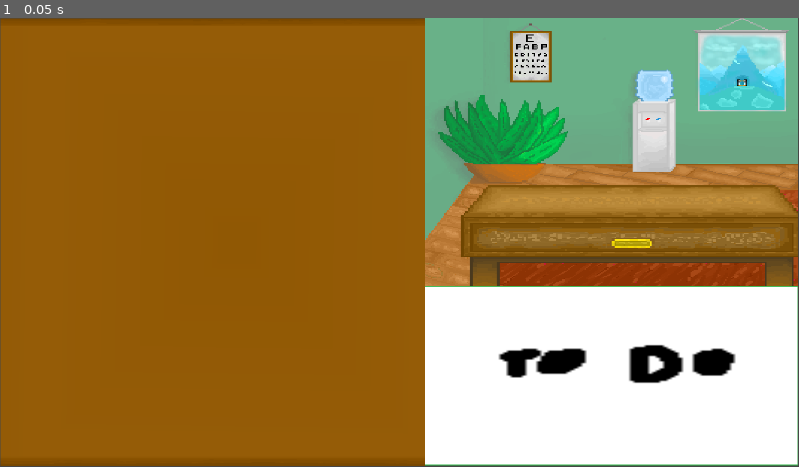
Above: before the commit, frame 1.
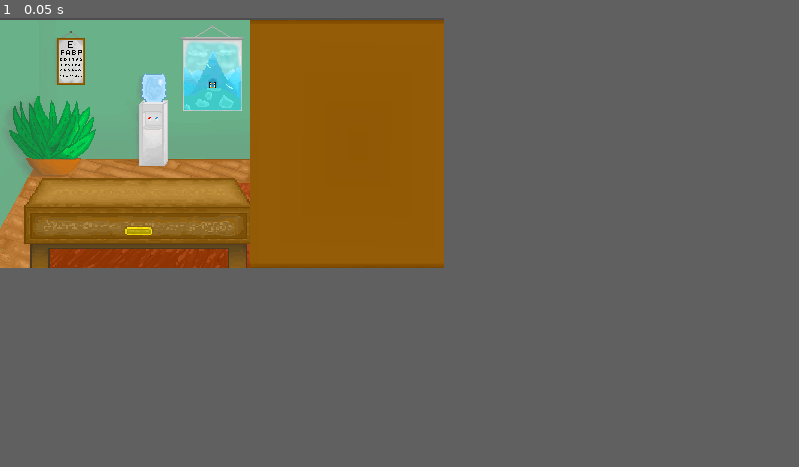
Above: after the commit, the same moment.

Repository: kari0036/Next-please-game-
Game: Godot game, scene res://Gabinet_Lekarski.tscn
Two runs of this game, one before a commit and one after it. Both use one fixed random seed, a clock stepped at 60 frames per second and the inputs below.
Inputs:
- Up to frame 1 (0.05 s): no input
In our replay, the window is 799x449 before the commit and 444x250 after it. These sizes can differ from the game's own. Grey fills any space a smaller window leaves; there, only what the larger window draws over its background counts as a difference.

The runs differ from the first frame. In frame 1, 69% of the frame differs, in the area x 0-100%, y 0-100%.

Commit message:
zmiana miejsca plików

Diff:
--- a/Next Please Game/Gabinet_Lekarski.tscn
+++ b/Next Please Game/Gabinet_Lekarski.tscn
@@ -1,42 +1,16 @@
-[gd_scene load_steps=7 format=2]
+[gd_scene load_steps=3 format=2]
 
-[ext_resource path="res://sprites/background.png" type="Texture" id=1]
-[ext_resource path="res://sprites/pokuj.png" type="Texture" id=2]
-[ext_resource path="res://sprites/postac_strój2.png" type="Texture" id=3]
-[ext_resource path="res://sprites/postac2.png" type="Texture" id=4]
-[ext_resource path="res://sprites/stół.png" type="Texture" id=5]
-[ext_resource path="res://sprites/TODO.png" type="Texture" id=6]
+[ext_resource path="res://assets/pokuj.png" type="Texture" id=2]
+[ext_resource path="res://assets/stół.png" type="Texture" id=5]
 
 [node name="Node2D" type="Node2D"]
 position = Vector2( -3.36365, -3.36359 )
 
-[node name="background" type="Sprite" parent="."]
-position = Vector2( 963.275, 543.156 )
-scale = Vector2( 1.00048, 0.99959 )
-texture = ExtResource( 1 )
-
-[node name="Sprite" type="Sprite" parent="background"]
-position = Vector2( 509.209, -225.748 )
-scale = Vector2( 3.5839, 2.645 )
-texture = ExtResource( 2 )
-
-[node name="Sprite2" type="Sprite" parent="background/Sprite"]
-position = Vector2( 175.071, -7.09447 )
-scale = Vector2( 1.46115, 1.51845 )
-texture = ExtResource( 3 )
-__meta__ = {
-"_edit_group_": true
-}
-
-[node name="Sprite" type="Sprite" parent="background/Sprite/Sprite2"]
-texture = ExtResource( 4 )
-
 [node name="stół" type="Sprite" parent="."]
-position = Vector2( 514.779, 542.782 )
-scale = Vector2( 1.23333, 1.34624 )
+position = Vector2( 349.957, 129.435 )
+scale = Vector2( 0.235344, 0.31085 )
 texture = ExtResource( 5 )
 
-[node name="TODO" type="Sprite" parent="."]
-position = Vector2( 1472.82, 863.309 )
-scale = Vector2( 8.94103, 4.28129 )
-texture = ExtResource( 6 )
+[node name="pokuj" type="Sprite" parent="."]
+position = Vector2( 128.779, 130.57 )
+texture = ExtResource( 2 )
--- /dev/null
+++ b/Next Please Game/pliki-jacentego/gazeta.gd
@@ -0,0 +1,21 @@
+extends Area2D
+
+
+# Declare member variables here. Examples:
+# var a = 2
+# var b = "text"
+
+
+# Called when the node enters the scene tree for the first time.
+func _ready():
+	pass # Replace with function body.
+
+
+# Called every frame. 'delta' is the elapsed time since the previous frame.
+#func _process(delta):
+#	pass
+
+
+func _on_gazeta_body_entered(body):
+	queue_free()
+	pass
--- /dev/null
+++ b/Next Please Game/pliki-jacentego/gazeta.tscn
@@ -0,0 +1,18 @@
+[gd_scene load_steps=4 format=2]
+
+[ext_resource path="res://xd.png" type="Texture" id=1]
+[ext_resource path="res://gazeta.gd" type="Script" id=2]
+
+[sub_resource type="RectangleShape2D" id=1]
+extents = Vector2( 48, 48 )
+
+[node name="gazeta" type="Area2D"]
+script = ExtResource( 2 )
+
+[node name="Sprite" type="Sprite" parent="."]
+scale = Vector2( 3, 3 )
+texture = ExtResource( 1 )
+
+[node name="CollisionShape2D" type="CollisionShape2D" parent="."]
+shape = SubResource( 1 )
+[connection signal="body_entered" from="." to="." method="_on_gazeta_body_entered"]
--- /dev/null
+++ b/Next Please Game/pliki-jacentego/ręka.gd
@@ -0,0 +1,40 @@
+extends KinematicBody2D
+
+
+
+# Declare member variables here. Examples:
+# var a = 2
+# var b = "text"
+
+enum STATE{
+	IDLE,
+	GRAB
+}
+
+onready var sprite = $Sprite
+
+# Called when the node enters the scene tree for the first time.
+func _ready():
+	Input.set_mouse_mode(Input.MOUSE_MODE_HIDDEN)
+
+func grab_state():
+	sprite.frame = 1
+
+func idle_state():
+	sprite.frame = 0
+
+
+# Called every frame. 'delta' is the elapsed time since the previous frame.
+
+var current_state
+func _physics_process(delta):
+	position = lerp(get_global_mouse_position(),position,0.6)
+
+	if (Input.is_action_pressed("grab")): current_state = STATE.GRAB
+	else: current_state = STATE.IDLE
+
+	match current_state:
+		STATE.IDLE:
+			idle_state()
+		STATE.GRAB:
+			grab_state()
--- /dev/null
+++ b/Next Please Game/pliki-jacentego/ręka.tscn
@@ -0,0 +1,23 @@
+[gd_scene load_steps=4 format=2]
+
+[ext_resource path="res://lol.png" type="Texture" id=1]
+[ext_resource path="res://ręka.gd" type="Script" id=2]
+
+[sub_resource type="CircleShape2D" id=1]
+radius = 48.0
+
+[node name="ręka" type="KinematicBody2D"]
+position = Vector2( 920, 432 )
+script = ExtResource( 2 )
+__meta__ = {
+"_edit_group_": true
+}
+
+[node name="Sprite" type="Sprite" parent="."]
+position = Vector2( 5, 35 )
+scale = Vector2( 4, 4 )
+texture = ExtResource( 1 )
+hframes = 2
+
+[node name="CollisionShape2D" type="CollisionShape2D" parent="."]
+shape = SubResource( 1 )
--- /dev/null
+++ b/Next Please Game/pliki-jacentego/world.tscn
@@ -0,0 +1,16 @@
+[gd_scene load_steps=3 format=2]
+
+[ext_resource path="res://ręka.tscn" type="PackedScene" id=1]
+[ext_resource path="res://gazeta.tscn" type="PackedScene" id=2]
+
+[node name="Node2D" type="Node2D"]
+
+[node name="Polygon2D" type="Polygon2D" parent="."]
+color = Color( 0.298039, 0.0784314, 0.0784314, 1 )
+polygon = PoolVector2Array( 0, 0, 1024, 0, 1024, 600, 0, 600 )
+
+[node name="gazeta" parent="." instance=ExtResource( 2 )]
+position = Vector2( 488, 528 )
+
+[node name="ręka" parent="." instance=ExtResource( 1 )]
+position = Vector2( 56, 64 )
--- a/Next Please Game/project.godot
+++ b/Next Please Game/project.godot
@@ -20,10 +20,11 @@
 
 [display]
 
-window/size/width=1920
-window/size/height=1080
-window/size/resizable=false
+window/size/width=444
+window/size/height=250
 window/size/fullscreen=true
+window/stretch/mode="2d"
+window/stretch/aspect="keep"
 
 [rendering]
 
Binary file added: Next Please Game/assets/biurko.png
Not shown, changed: Next Please Game/assets/biurko.png.import
Renamed: Next Please Game/sprites/biurko_zaznaczone.png -> Next Please Game/assets/biurko_zaznaczone.png
Not shown, added: Next Please Game/assets/biurko_zaznaczone.png.import
Renamed: Next Please Game/sprites/hand.png -> Next Please Game/assets/hand.png
Not shown, changed: Next Please Game/assets/hand.png.import
Renamed: Next Please Game/sprites/pokuj.png -> Next Please Game/assets/pokuj.png
Not shown, changed: Next Please Game/assets/pokuj.png.import
Renamed: Next Please Game/sprites/postac1.png -> Next Please Game/assets/postac1.png
Not shown, changed: Next Please Game/assets/postac1.png.import
Renamed: Next Please Game/sprites/postac2.png -> Next Please Game/assets/postac2.png
Not shown, changed: Next Please Game/assets/postac2.png.import
(and 21 more such lines)
